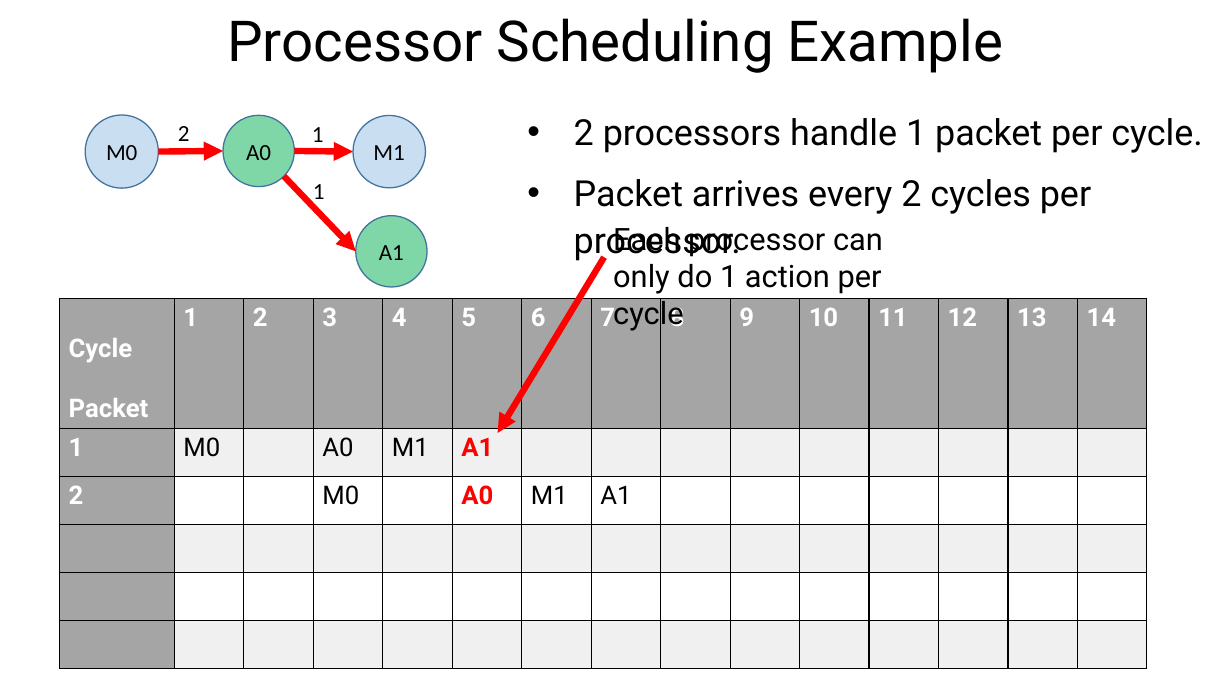
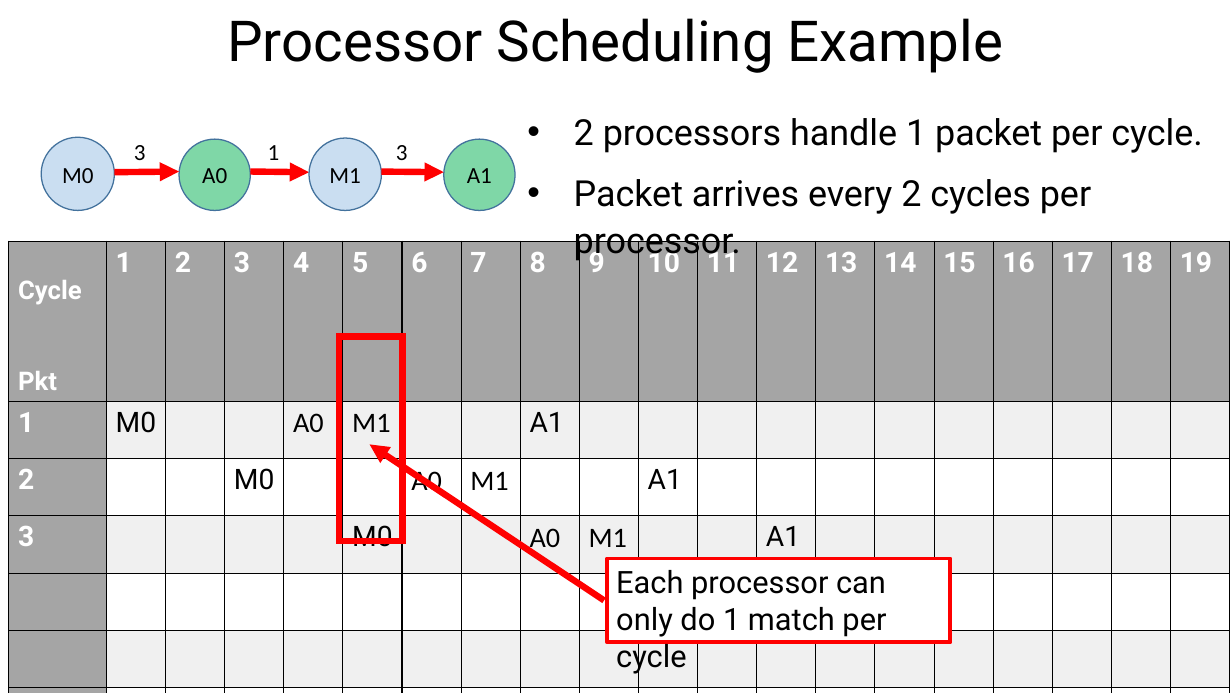
Before and after one commit to anirudhSK/drmt_talk, a slide deck: slide 19 of drmt_sigcomm.pptx (slide 17 before the commit). Drawn at 1232x693 pixels with LibreOffice and Linux fonts; fonts in the diff are those of the drawing. Boxes give left, top, right and bottom in pixels: in the first picture for what was removed or moved away, otherwise in the second. Text is boxed around its words. In the diff, an @@ line names an element or a change of style, - is before the commit and + after.

Commit message:
Shay's better straight-line DAG to illustrate scheduling
M0-3->A0-1->M1-3->A2

```diff
--- a/drmt_sigcomm.pptx
+++ b/drmt_sigcomm.pptx
@@ ellipse "M0": place and size @@
-ellipse "M0" at box(85, 115, 158, 188)
+ellipse "M0" at box(42, 138, 115, 211)
@@ text added at box(134, 145, 146, 160), 18 pt, text #000000 @@
+3
@@ text removed at box(178, 126, 190, 141) @@
-2
@@ ellipse "A0": place and size @@
-ellipse "A0" at box(223, 116, 294, 187)
+ellipse "A0" at box(179, 140, 250, 211)
@@ text "1" rewrapped from box(312, 127, 324, 149) to box(268, 145, 280, 160) @@
@@ text added at box(396, 145, 408, 160), 18 pt, text #000000 @@
+3
@@ ellipse "A1": place and size @@
-ellipse "A1" at box(356, 215, 427, 287)
+ellipse "A1" at box(444, 140, 515, 211)
@@ 2 arrows, 1 ellipse: place and size @@
-2 arrows, 1 ellipse at box(158, 116, 425, 188)
+2 arrows, 1 ellipse at box(115, 138, 381, 210)
@@ arrow moved from (284, 177) - (356, 251) to (382, 172) - (444, 172) @@
@@ text removed at box(313, 184, 325, 206) @@
-1
@@ table at box(9, 241, 1231, 690) @@
-Cycle / Packet | 1 | 2 | 3 | 4 | 5 | 6 | 7 | 8 | 9 | 10 | 11 | 12 | 13 | 14
-1 | M0 |  | A0 | M1 | A1 |  |  |  |  |  |  |  |  | 
-2 |  |  | M0 |  | A0 | M1 | A1 |  |  |  |  |  |  | 
- |  |  |  |  |  |  |  |  |  |  |  |  |  | 
- |  |  |  |  |  |  |  |  |  |  |  |  |  | 
- |  |  |  |  |  |  |  |  |  |  |  |  |  | 
+Cycle / Pkt | 1 | 2 | 3 | 4 | 5 | 6 | 7 | 8 | 9 | 10 | 11 | 12 | 13 | 14 | 15 | 16 | 17 | 18 | 19
+1 | M0 |  |  | A0 | M1 |  |  | A1 |  |  |  |  |  |  |  |  |  |  | 
+2 |  |  | M0 |  |  | A0 | M1 |  |  | A1 |  |  |  |  |  |  |  |  | 
+3 |  |  |  |  | M0 |  |  | A0 | M1 |  |  | A1 |  |  |  |  |  |  | 
+ |  |  |  |  |  |  |  |  |  |  |  |  |  |  |  |  |  |  | 
+ |  |  |  |  |  |  |  |  |  |  |  |  |  |  |  |  |  |  | 
+ |  |  |  |  |  |  |  |  |  |  |  |  |  |  |  |  |  |  | 
@@ table: place and size @@
-table at box(59, 299, 1144, 640)
+table at box(9, 241, 1231, 690)
@@ arrow removed from (604, 257) to (498, 433) @@
@@ rectangle added at box(339, 336, 403, 541), outline #FF0000 5 pt @@
@@ arrow added from (604, 601) to (370, 445), #FF0000 5 pt @@
@@ rectangle "Each processor can only do ...": place and size @@
-rectangle "Each processor can only do ..." at box(613, 227, 883, 332)
+rectangle "Each processor can only do ..." at box(607, 558, 950, 642)
@@ rectangle "Each processor can only do ..." at box(607, 558, 950, 642): fill none to #FFFFFF; outline none to #FF0000 3 pt @@
@@ text in rectangle at box(616, 570, 886, 675): text changed @@
-Each processor can only do 1 action per cycle
+Each processor can only do 1 match per cycle
```
Also in this commit, not shown: 5 other slides changed, 4 slides added.
